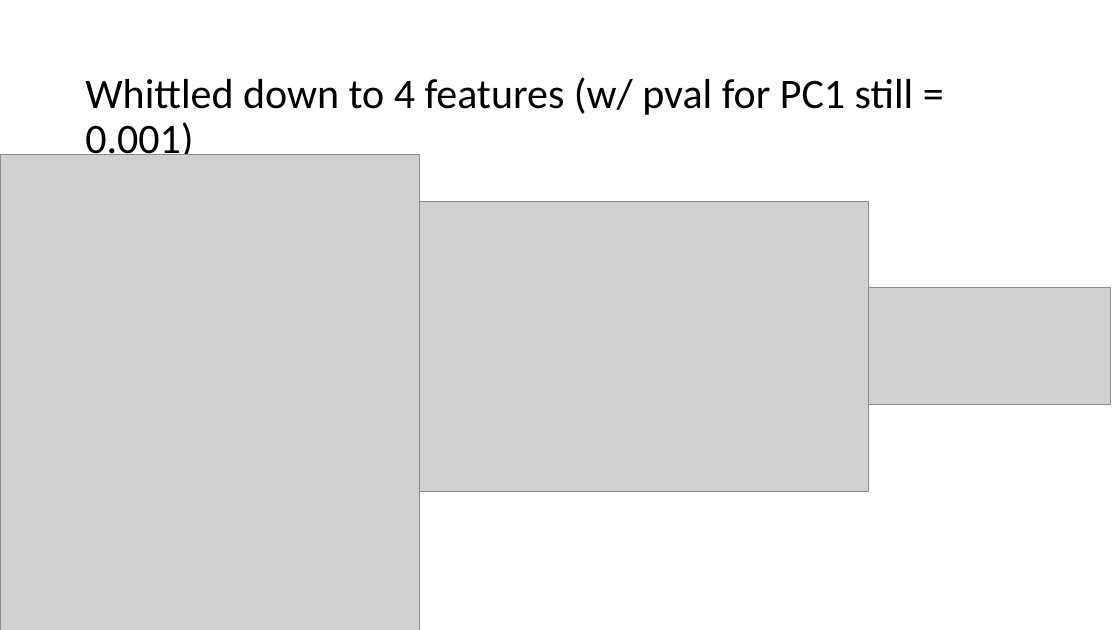
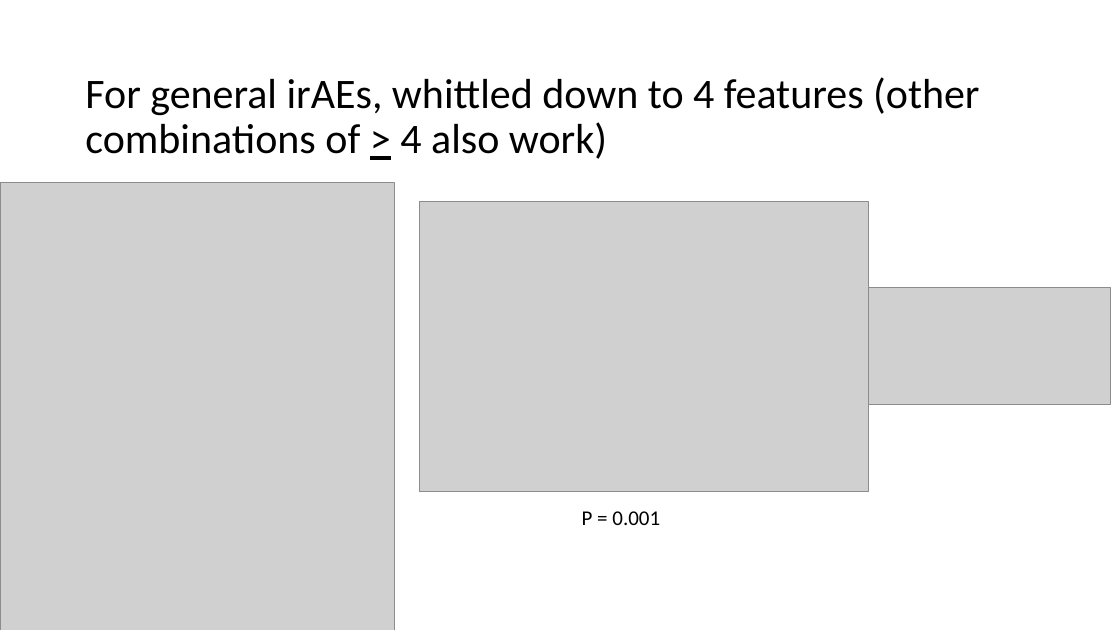
Before and after one commit to tybottorff/bottorffdocs, a slide deck: slide 6 of presentations/weekly_meetings/2024_11_21.pptx (slide 5 before the commit). Drawn at 1120x630 pixels with LibreOffice and Linux fonts; fonts in the diff are those of the drawing; grey boxes stand for pictures. Boxes give left, top, right and bottom in pixels: in the first picture for what was removed or moved away, otherwise in the second. Text is boxed around its words. In the diff, an @@ line names an element or a change of style, - is before the commit and + after.

```diff
--- a/presentations/weekly_meetings/2024_11_21.pptx
+++ b/presentations/weekly_meetings/2024_11_21.pptx
@@ title at <box>85,77,979,159</box>: text changed @@
-Whittled down to 4 features (w/ pval for PC1 still = 0.001)
+For general irAEs, whittled down to 4 features (other combinations of > 4 also work)
@@ picture: place and size @@
-picture at <box>0,155,419,630</box>
+picture at <box>0,183,394,630</box>
@@ text added at <box>582,511,660,525</box>, 18 pt, text #000000 @@
+P = 0.001
```
Also in this commit, not shown: 3 other slides changed, 3 slides added, 1 slide removed.
